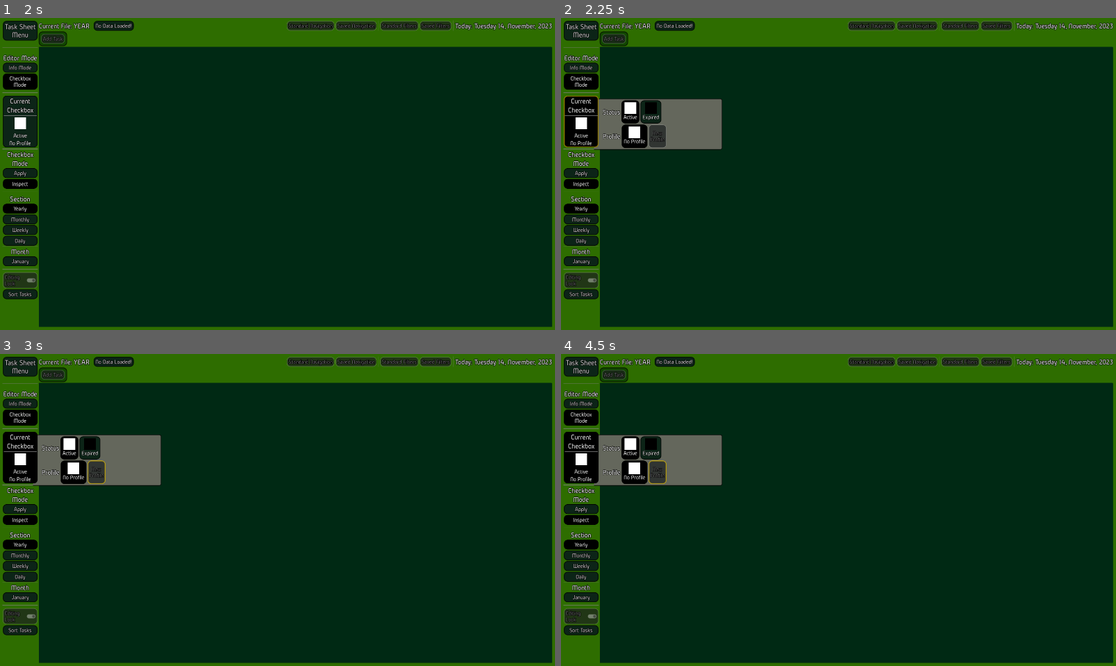
Above: before the commit, frames 1-4 (two rows, left to right).
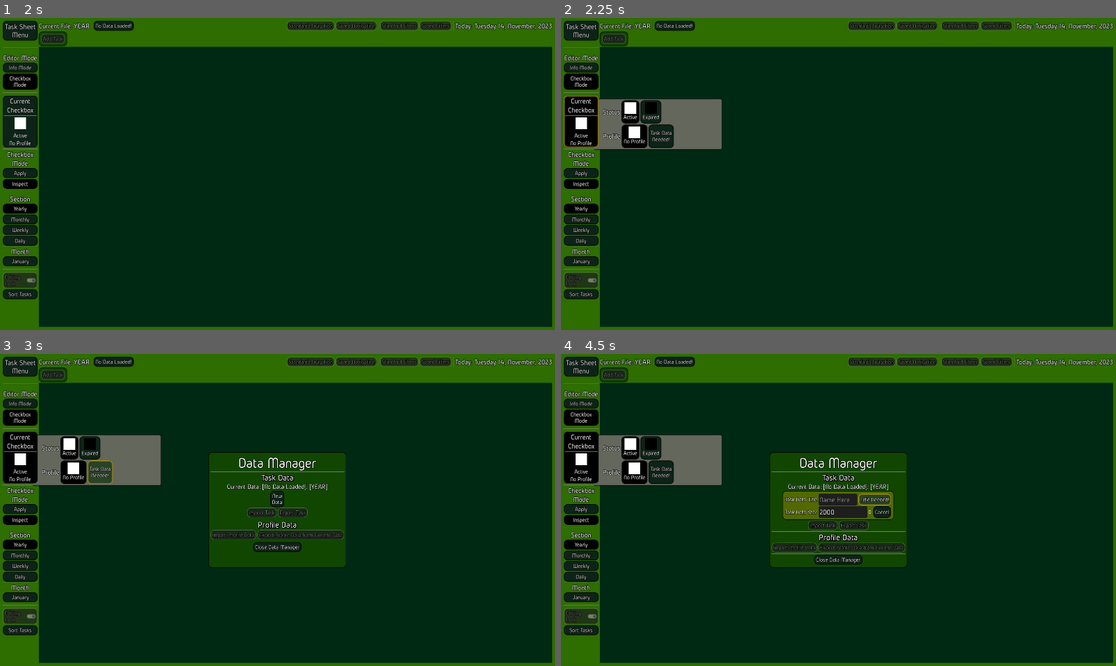
Above: after the commit, the same moments.

Repository: Phoenix-Greenleaf/GG-Household-Helper
Game: Godot game, scene res://scenes/main_menu.tscn
The game is run twice, just before and just after one commit, with the same random seed, the same clock (stepped at 60 frames per second) and the same inputs.
Inputs (mouse positions are in pixels of both pictures, inside the frame that each line leads up to):
- Up to frame 1 (2 s): click "Task Tracking" at 0.5 s; click "Task Sheets" at 1.25 s
- Up to frame 2 (2.25 s): click (583, 120) at 2 s
- Up to frame 3 (3 s): click (99, 472) at 2.75 s, where only the run after the commit has a clickable "Task Data Needed!"
- Up to frame 4 (4.5 s): click (838, 497) at 3.5 s, where only the run after the commit has a clickable "New Data"; click (877, 500) at 4.25 s, where only the run after the commit has a clickable "Accept"

Frame 1 is identical in both runs. In frame 2, 0.3% of the frame differs, in the area x 15-21%, y 34-42%; in frame 3, 8.0%; in frame 4, 8.1%, in the area x 15-63%, y 31-69%.

Commit message:
Task Delete Cell up and running
I added a new cell into the GridContainer. Things behaved and did not explode!  The button includes the task name, so you know what you are clicking on. A button_message provides click-safety and resets the button text. The data and cells are removed, but changes to TaskSheetData  have to be saved or the data will come back. I had not planned on the "soft delete" but works nicely as a failsafe.

Diff:
--- a/data/signal_bus.gd
+++ b/data/signal_bus.gd
@@ -12,3 +12,5 @@
 signal reload_profiles_triggered
 signal _on_settings_changed
 signal assigned_user_dropdown_items_updated
+signal task_editor_remote_open_data_manager
+signal _on_task_delete_button_primed_and_pressed
--- a/gui/task_tracking/checkbox_selection_popup.gd
+++ b/gui/task_tracking/checkbox_selection_popup.gd
@@ -42,7 +42,7 @@
 	self.visible = false
 	in_progress_panel_container.visible = false
 	completed_panel_container.visible = false
-	new_profile_button.disabled = true
+	new_profile_button.text = "Task Data\nNeeded!"
 	SignalBus.update_checkbox_button.connect(update_status_colors)
 	SignalBus.reload_profiles_triggered.connect(reload_profiles)
 	SignalBus.reset_save_warning.connect(unlock_new_profile)
@@ -170,6 +170,9 @@
 
 
 func _on_new_profile_button_pressed() -> void:
+	if new_profile_button.text == "Task Data\nNeeded!":
+		SignalBus.task_editor_remote_open_data_manager.emit()
+		return
 	new_profile_button.visible = false
 	new_profile_menu.visible = true
 	profile_name_line_edit.clear()
@@ -215,8 +218,8 @@
 
 
 func unlock_new_profile() -> void:
-	if new_profile_button.disabled:
-		new_profile_button.disabled = false
+	if new_profile_button.text == "Task Data\nNeeded!":
+		new_profile_button.text = "New\nProfile"
 
 
 func _on_random_color_button_pressed() -> void:
--- /dev/null
+++ b/gui/task_tracking/task_spreadsheet/cells/delete_task_data_cell.gd
@@ -0,0 +1,22 @@
+extends Button
+
+@export var saved_task: TaskData
+@export var saved_type: String
+
+var button_text: String
+
+
+func _ready() -> void:
+	pressed.connect(_on_delete_button_pressed)
+
+func prep_delete_button() -> void:
+	var task_name: String = saved_task.name
+	button_text = "Delete " + task_name
+	text = button_text
+
+
+func _on_delete_button_pressed() -> void:
+	if text == button_text:
+		DataGlobal.button_based_message(self, "CONFIRM DELETE")
+		return
+	SignalBus._on_task_delete_button_primed_and_pressed.emit(saved_task)
--- /dev/null
+++ b/gui/task_tracking/task_spreadsheet/cells/delete_task_data_cell.tscn
@@ -0,0 +1,6 @@
+[gd_scene load_steps=2 format=3 uid="uid://bbrhopj7i01gc"]
+
+[ext_resource type="Script" path="res://gui/task_tracking/task_spreadsheet/cells/delete_task_data_cell.gd" id="1_mnbcs"]
+
+[node name="DeleteTaskDataCell" type="Button"]
+script = ExtResource("1_mnbcs")
--- a/gui/task_tracking/task_spreadsheet/task_spreadsheet_grid_container.gd
+++ b/gui/task_tracking/task_spreadsheet/task_spreadsheet_grid_container.gd
@@ -17,6 +17,7 @@
 var multi_line_cell = preload("res://gui/task_tracking/task_spreadsheet/cells/multi_line_cell.tscn")
 var number_cell = preload("res://gui/task_tracking/task_spreadsheet/cells/number_cell.tscn")
 var text_cell = preload("res://gui/task_tracking/task_spreadsheet/cells/text_cell.tscn")
+var delete_task_cell = preload("res://gui/task_tracking/task_spreadsheet/cells/delete_task_data_cell.tscn")
 
 var row_group: String = ""
 var blank_counter: int = 0
@@ -45,6 +46,7 @@
 	"Time Units Per Cycle", #10
 	"Time Units Added When Skipped", #11
 	"Last Completed", #12
+	"Delete Task", #13
 ]
 
 
@@ -77,7 +79,7 @@
 	SignalBus._on_editor_month_changed.connect(section_or_month_changed)
 	SignalBus.reload_profiles_triggered.connect(update_user_profile_dropdown_items)
 	get_viewport().gui_focus_changed.connect(_on_focus_changed)
-
+	SignalBus._on_task_delete_button_primed_and_pressed.connect(delete_task_row)
 
 
 func test_spreadsheet_initialization() -> void:
@@ -353,6 +355,7 @@
 	create_number_cell(current_task.units_per_cycle, "Units Per Cycle", info) #10
 	create_number_cell(current_task.units_added_when_skipped, "Units Added When Skipped", info) #11
 	create_text_cell(current_task.last_completed, "Last Completed",  info) #12
+	create_delete_task_cell("Delete Task", info) #13
 	var checkbox = "Checkbox"
 	var checkbox_position = 1
 	match current_task.section:
@@ -455,6 +458,33 @@
 	add_cell_to_groups(cell, column_group)
 
 
+func create_delete_task_cell(current_type: String, column_group: String = "") -> void:
+	var cell: Button = delete_task_cell.instantiate()
+	self.add_child(cell)
+	cell.saved_type = current_type
+	cell.saved_task = current_task
+	cell.prep_delete_button()
+	add_cell_to_groups(cell, column_group)
+
+
+func delete_task_row(target_task: TaskData) -> void:
+	var current_grid_children = self.get_children()
+	for current_child in current_grid_children:
+		if current_child.saved_task == target_task:
+			self.remove_child(current_child)
+			current_child.queue_free()
+	match DataGlobal.current_toggled_section:
+		DataGlobal.Section.YEARLY:
+			DataGlobal.current_tasksheet_data.spreadsheet_year_data.erase(target_task)
+		DataGlobal.Section.MONTHLY:
+			DataGlobal.current_tasksheet_data.spreadsheet_month_data.erase(target_task)
+		DataGlobal.Section.WEEKLY:
+			DataGlobal.current_tasksheet_data.spreadsheet_week_data.erase(target_task)
+		DataGlobal.Section.DAILY:
+			DataGlobal.current_tasksheet_data.spreadsheet_day_data.erase(target_task)
+	SignalBus.trigger_save_warning.emit()
+
+
 func _on_focus_changed(control_node:Control) -> void:
 	if control_node == null:
 		return
--- a/scenes/editor.gd
+++ b/scenes/editor.gd
@@ -55,6 +55,7 @@
 	SignalBus._on_current_tasksheet_data_changed.connect(update_current_tasksheet_label)
 	SignalBus.trigger_save_warning.connect(save_warning_triggered)
 	SignalBus.reset_save_warning.connect(save_waring_reset)
+	SignalBus.task_editor_remote_open_data_manager.connect(remote_open_data_manager)
 
 
 func connect_month_menu() -> void:
@@ -331,3 +332,7 @@
 func _on_cancel_multi_text_button_pressed() -> void:
 	multi_text_popup_center.visible = false
 	text_edit.clear()
+
+
+func remote_open_data_manager() -> void:
+	data_manager_center.visible = true
